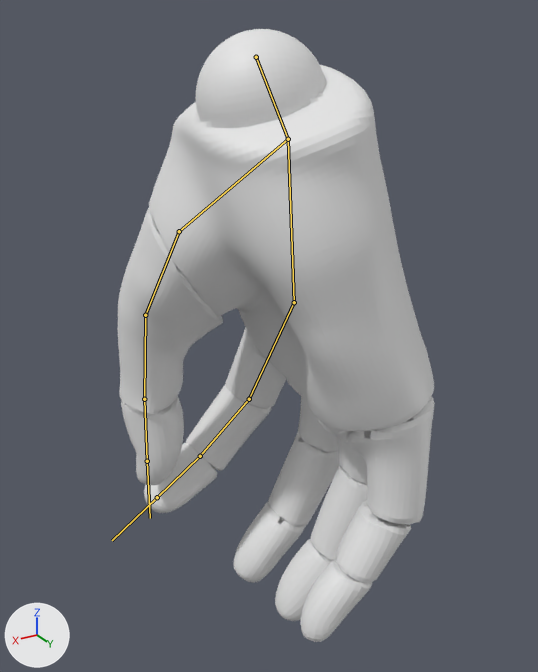
Before and after pictures for a commit that changed the FBX model VRProEP/Assets/1_Models/Hands/ACESHandRigged_R.fbx.
Rendered twice from a 50 mm camera at (0.0866, 0.1502, 0.0791) aimed at (-0.0019, 0.0028, 0.0054). The axes (+X, +Y, +Z) are drawn at lower left. The lights are the same throughout. Both versions are drawn at frame 1 of the action 'Armature|2Pinch'; the numbers are the values there. The bones that bend it are drawn over the model as lines.

Objects in the first picture: 'ACESHandRemshed.001'.
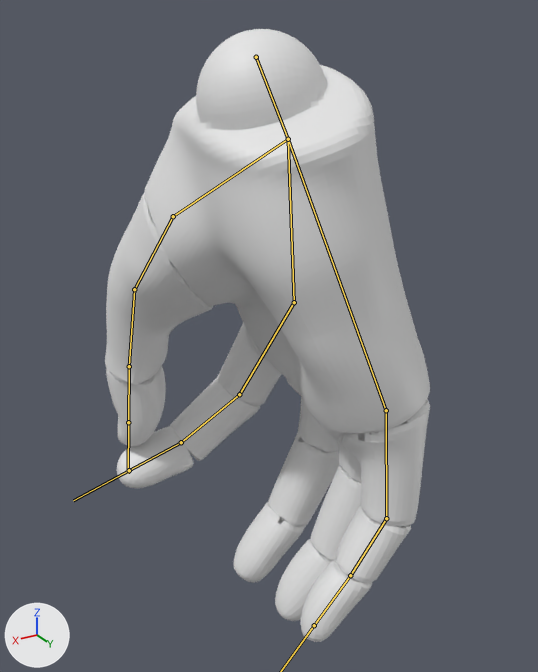
What differs and where, as boxes (x1, y1, x2, y2) in the pictures (538 x 672 px):
'ACESHandRemshed.001', posed: before (118, 29, 435, 642); after (105, 29, 430, 642)
bone 'Bone.001', root to tip: before (288, 139) to (179, 231); after (288, 139) to (173, 216)
bone 'Bone.006', root to tip: before (294, 302) to (249, 399); after (294, 302) to (239, 394)
bone 'Bone.007', root to tip: before (249, 399) to (200, 456); after (239, 394) to (181, 442)
bone 'Bone.008', root to tip: before (200, 456) to (157, 497); after (181, 442) to (129, 470)

What the commit changed:
Bone 'Bone.001' (bone_bone_001) turns from (12, 1, -17) to (7, -5, -13) degrees about its own x, y and z.
Bone 'Bone.006' (bone_bone_006) turns from (-5, -3, -10) to (-10, -2, -11) degrees about its own x, y and z.
Bone 'Bone.007' (bone_bone_007) turns from (-5, -3, -10) to (-10, -2, -11) degrees about its own x, y and z.
Bone 'Bone.008' (bone_bone_008) turns from (-5, -3, -10) to (-10, -2, -11) degrees about its own x, y and z.
